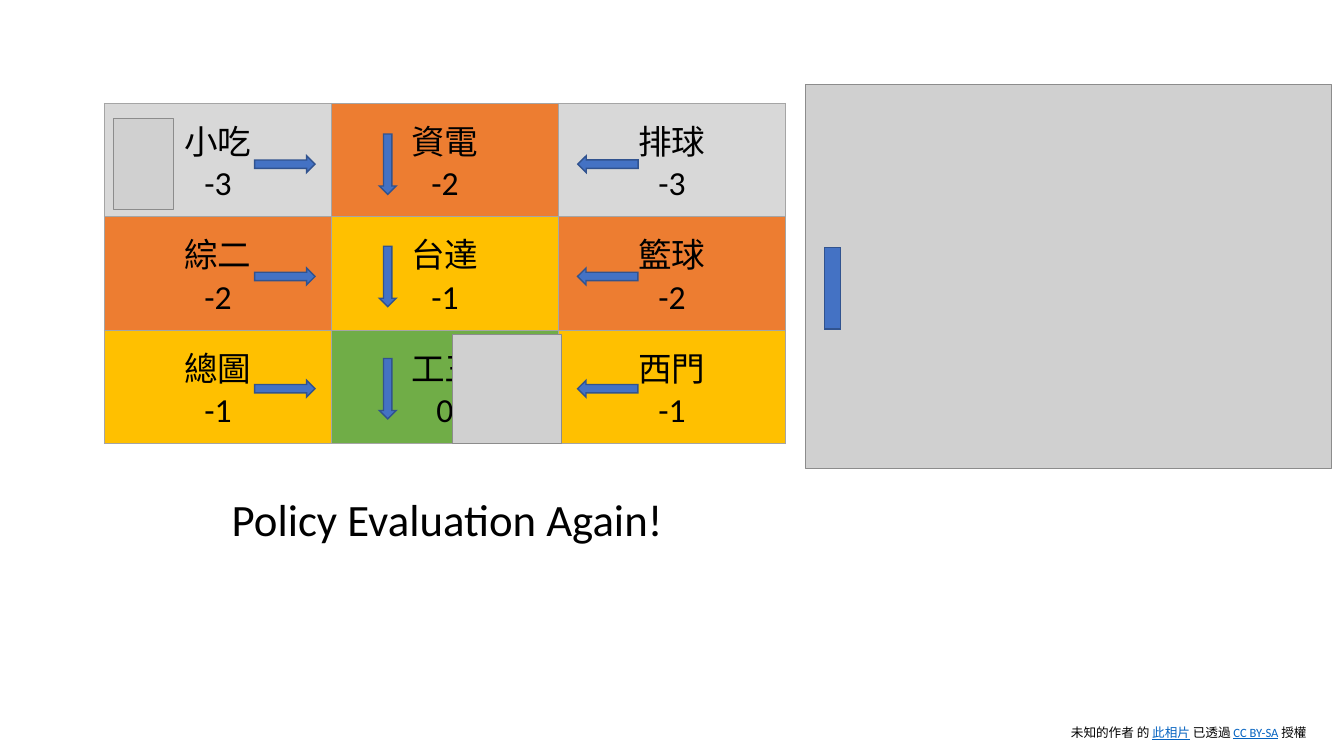
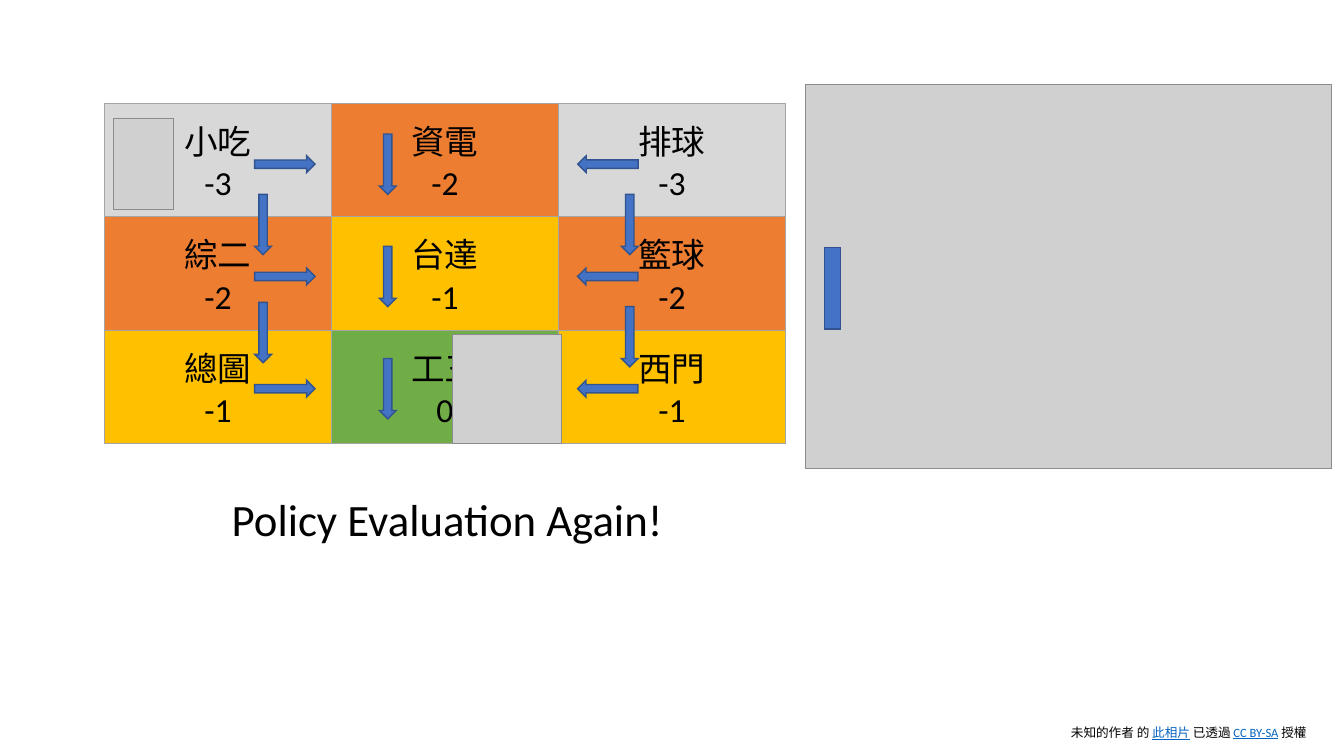
Before and after one commit to nthu-datalab/ml, a slide deck: slide 24 of labs/14_Q-Learning/14_Q-Learning_slide.pptx. Drawn at 1344x756 pixels with LibreOffice and Linux fonts; fonts in the diff are those of the drawing; grey boxes stand for pictures. Boxes give left, top, right and bottom in pixels: in the first picture for what was removed or moved away, otherwise in the second. Text is boxed around its words. In the diff, an @@ line names an element or a change of style, - is before the commit and + after.

```diff
--- a/labs/14_Q-Learning/14_Q-Learning_slide.pptx
+++ b/labs/14_Q-Learning/14_Q-Learning_slide.pptx
@@ table: place and size @@
-table at [105,104,785,444]
+table at [105,104,785,435]
@@ down arrow added at [255,195,272,255], fill #4472C4, outline #31538F 1 pt @@
@@ down arrow added at [621,195,638,255], fill #4472C4, outline #31538F 1 pt @@
@@ down arrow added at [255,302,272,363], fill #4472C4, outline #31538F 1 pt @@
@@ down arrow added at [621,307,638,367], fill #4472C4, outline #31538F 1 pt @@
```
Also in this commit, not shown: 14 other slides changed, 3 other files.
